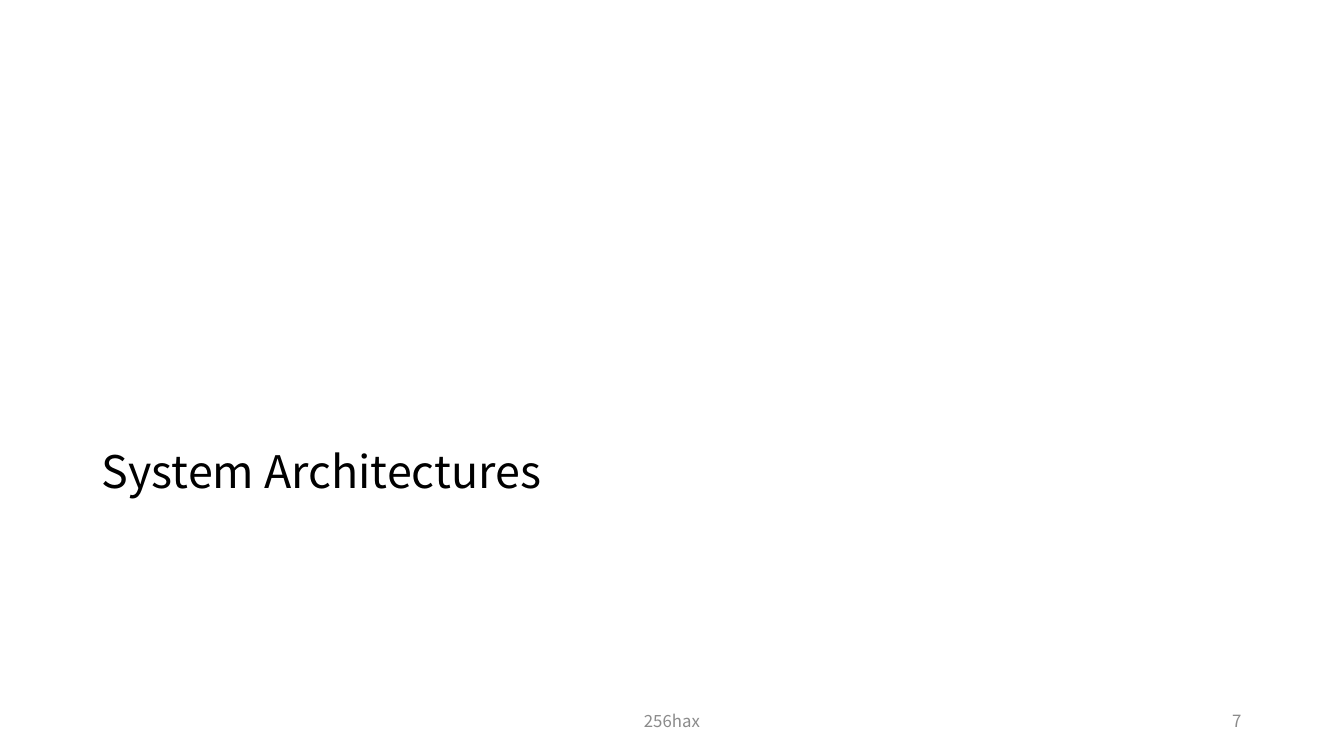
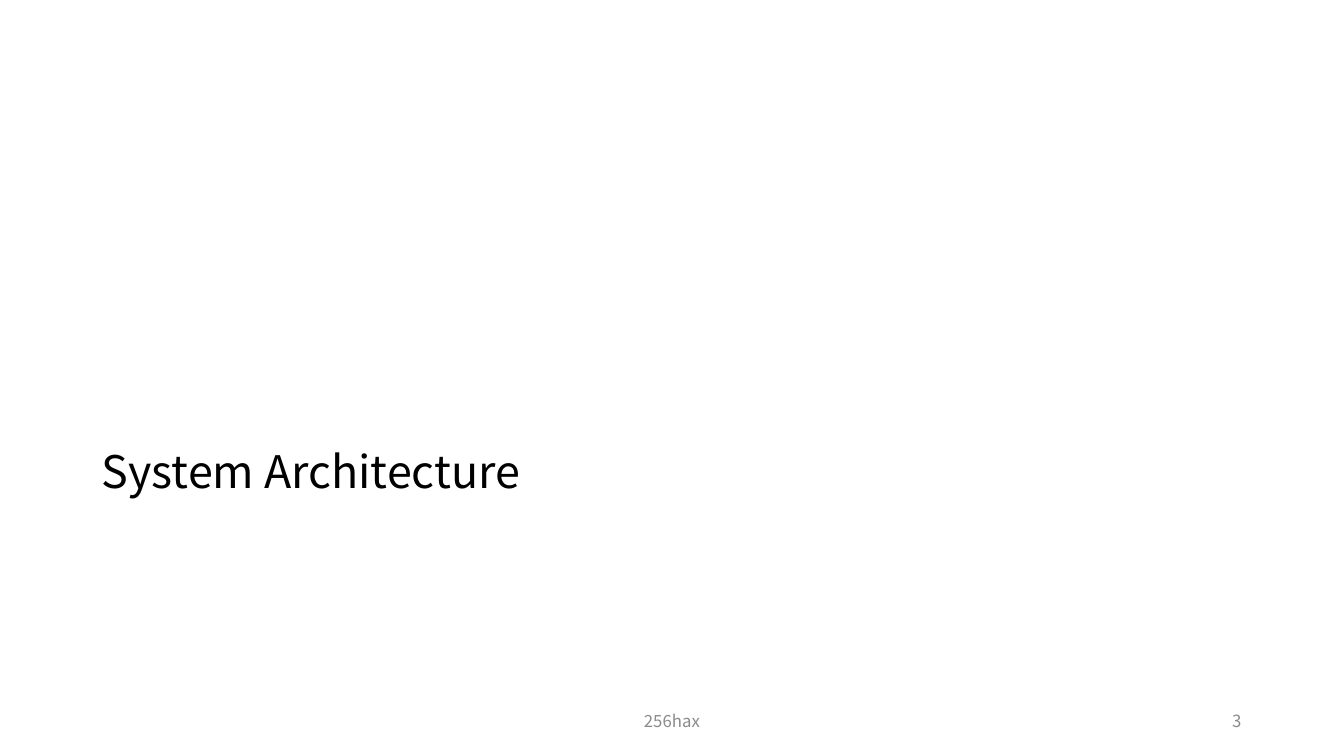
Before and after one commit to SmartGru25/Solana-React-Minimal, a slide deck: slide 4 of docs/Solana_Blockchain_Outline_Figure.pptx (slide 8 before the commit). Drawn at 1344x756 pixels with LibreOffice and Linux fonts; fonts in the diff are those of the drawing. Boxes give left, top, right and bottom in pixels: in the first picture for what was removed or moved away, otherwise in the second. Text is boxed around its words. In the diff, an @@ line names an element or a change of style, - is before the commit and + after.

```diff
--- a/docs/Solana_Blockchain_Outline_Figure.pptx
+++ b/docs/Solana_Blockchain_Outline_Figure.pptx
@@ title at [102, 452, 520, 499]: text changed @@
-System Architectures
+System Architecture
@@ page number at [1232, 714, 1241, 727]: text changed @@
-7
+3
```
Also in this commit, not shown: 2 other slides changed, 1 slide added, 1 other file.
